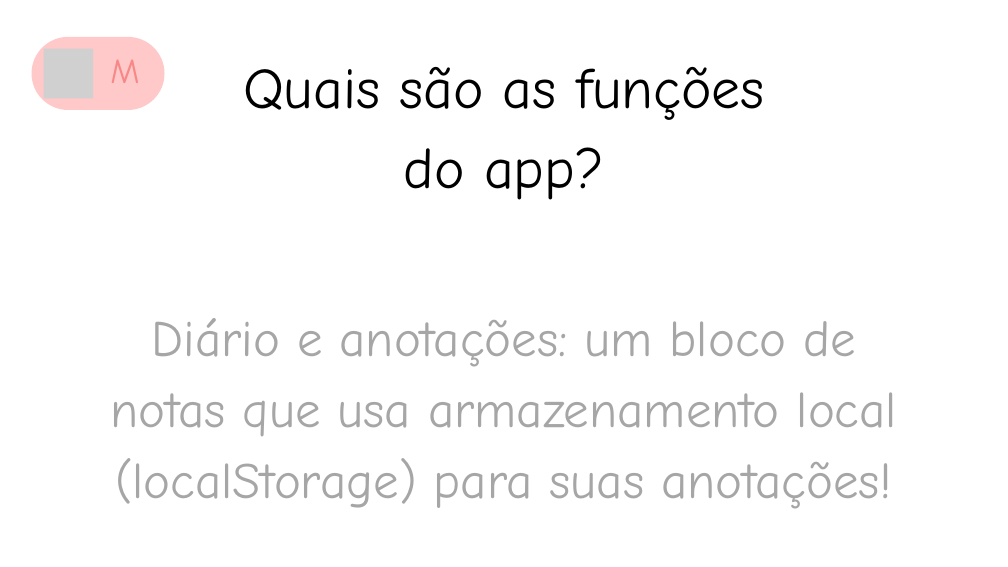
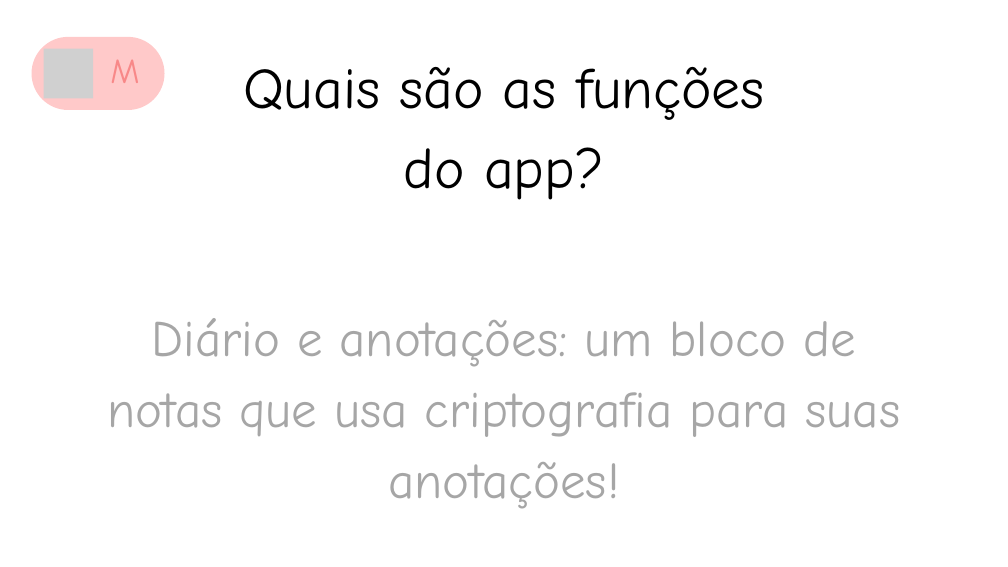
Before and after one commit to intellicore555-oss/mulher-amparada--, a slide deck: slide 18 of material2.pptx. Drawn at 1008x567 pixels with LibreOffice and Linux fonts; fonts in the diff are those of the drawing; grey boxes stand for pictures. Boxes give left, top, right and bottom in pixels: in the first picture for what was removed or moved away, otherwise in the second. Text is boxed around its words. In the diff, an @@ line names an element or a change of style, - is before the commit and + after.

```diff
--- a/material2.pptx
+++ b/material2.pptx
@@ text at <box>107,318,901,509</box>: text changed @@
-Diário e anotações: um bloco de notas que usa armazenamento local (localStorage) para suas anotações!
+Diário e anotações: um bloco de notas que usa criptografia para suas anotações!
```
Also in this commit, not shown: 1 other file.
